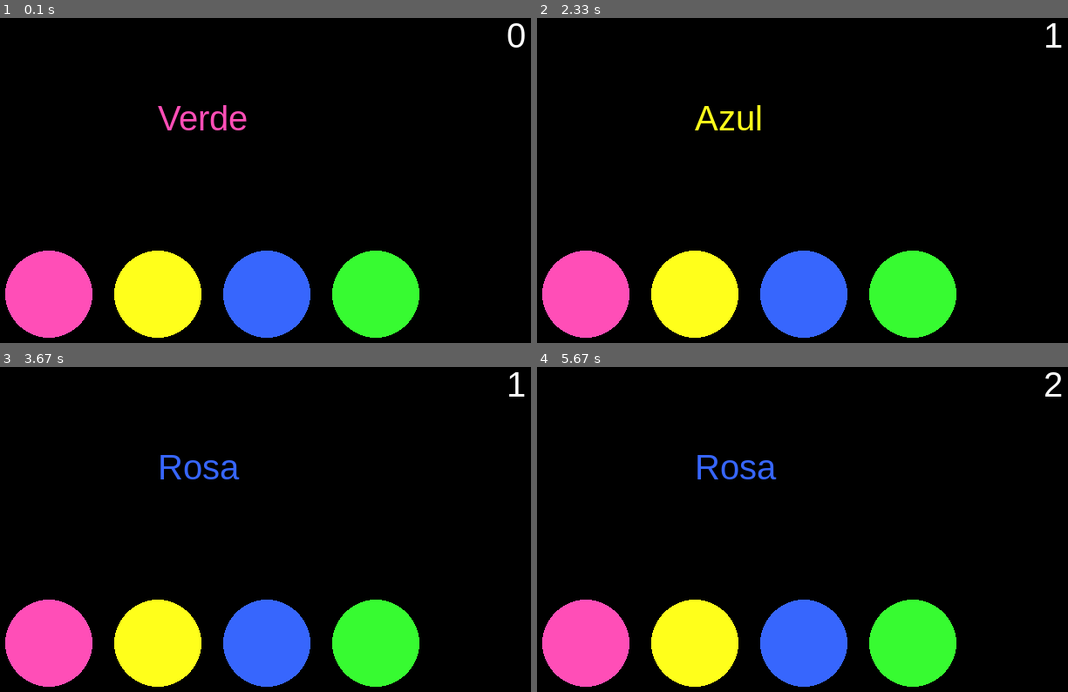
Above: before the commit, frames 1-4 (two rows, left to right).
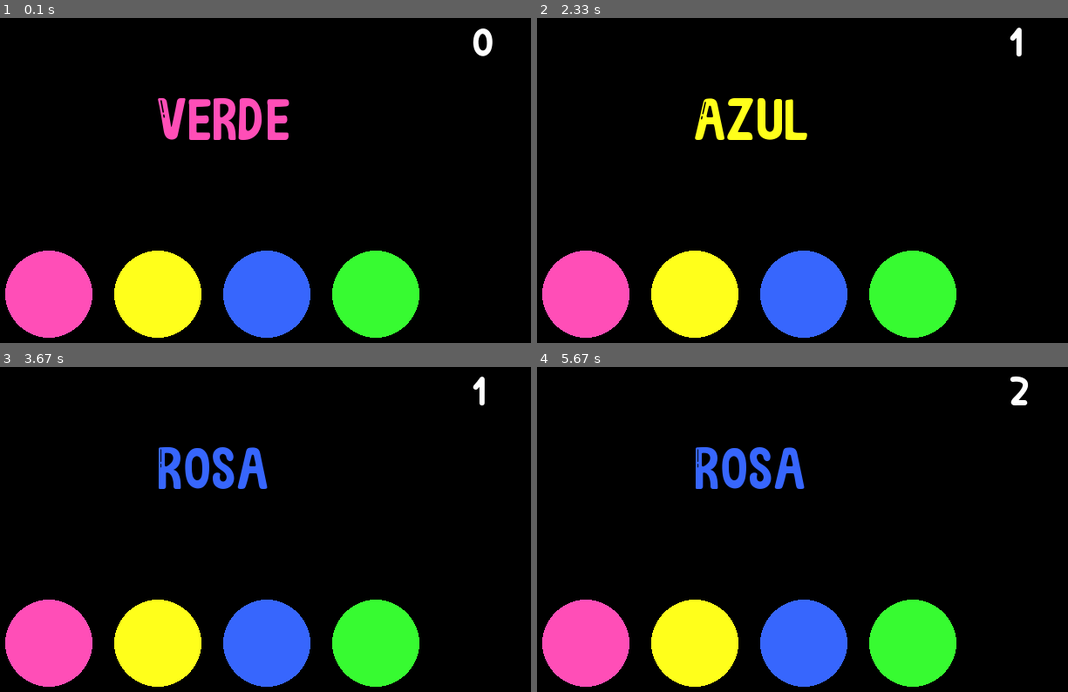
Above: after the commit, the same moments.

Repository: samara-c/Genius_Modificado_Pygame
Game: pygame game, started from Main.py
The game is run twice, just before and just after one commit, with the same random seed, the same clock (stepped at 60 frames per second) and the same inputs.
Inputs (mouse positions are in pixels of both pictures, inside the frame that each line leads up to):
- Up to frame 1 (0.1 s): no input
- Up to frame 2 (2.33 s): click (914, 294) at 1.97 s
- Up to frame 3 (3.67 s): click (47, 643) at 2.37 s; move the mouse to (169, 669) at 2.63 s; click (169, 669) at 2.77 s; click (382, 623) at 3.17 s
- Up to frame 4 (5.67 s): click (696, 643) at 4.07 s; click (802, 643) at 5.47 s

The runs differ from the first frame. In frame 1, 2.3% of the frame differs, in the area x 29-99%, y 1-38%; in frame 2, 1.7%; in frame 3, 1.7%; in frame 4, 1.8%.

Commit message:
Mecanica atualizada e mudanca de cores

Diff:
--- a/Main.py
+++ b/Main.py
@@ -22,8 +22,17 @@
 fpsClock = pygame.time.Clock()
 
 
+#caminhos pastas
+caminho_fontes = "fonts//"
+
+
+
 #fontes
-font = pygame.font.SysFont('arial',40)
+arial_font = pygame.font.SysFont('arial',40)
+quickens_font = pygame.font.Font(caminho_fontes+"QUICKENS.ttf",55)
+yogurt_mango_font = pygame.font.Font(caminho_fontes+"Yogurt Mango.ttf", 40)
+
+
 
 #Vetores
 vetor_cores=[ROSA_COR, AMARELO_CLARO_COR, AZUL_COR, VERDE_COR]
@@ -113,35 +122,14 @@
             self.sorteio = False
 
     def escreveCorNaTela(self):
-        textofinal = font.render((vetor_cores_nomes[self.num_cor]), True, (vetor_cores[self.num_cor_do_texto]))
+        textofinal = quickens_font.render((vetor_cores_nomes[self.num_cor]), True, (vetor_cores[self.num_cor_do_texto]))
         screen.blit(textofinal, (350, 125))
 
     def escrevePontosNaTela(self):
-        textoPontos = font.render(str(self.pontos), True, BRANCO_COR)
-        screen.blit(textoPontos, (750,30))
-
-    # def checaAcerto(self):
+        textoPontos = yogurt_mango_font.render(str(self.pontos), True, BRANCO_COR)
+        screen.blit(textoPontos, (710,30))
 
 
-
-        # for circulo in self.vetor_posicao_circulos:
-        #     x,y = pygame.mouse.get_pos()
-        #     print(type(x))
-        #     self.vetor_pos[0]=x
-        #     print(type(self.vetor_pos[0]))
-        #     self.vetor_pos[1]=y
-        #     print(type(self.vetor_pos[1]))
-        #
-        #     # if (self.vetor_pos[0]-25 >= circulo) or (self.vetor_pos[0] <= circulo) or (self.vetor_pos[1] >=circulo) or (self.vetor_pos <= circulo):
-        #     #
-        #     #
-        #     # if ()
-        #     #
-        #     #     print("ESTA DENTRO" + str(x) + str(y))
-        #     # else:
-        #     #     print("ESTA FORA")
-        # self.vetor_pos[0] = 0
-        # self.vetor_pos[1] = 0
 
 
 
Binary file added: fonts/QUICKENS.ttf
Binary file added: fonts/Yogurt Mango.ttf
